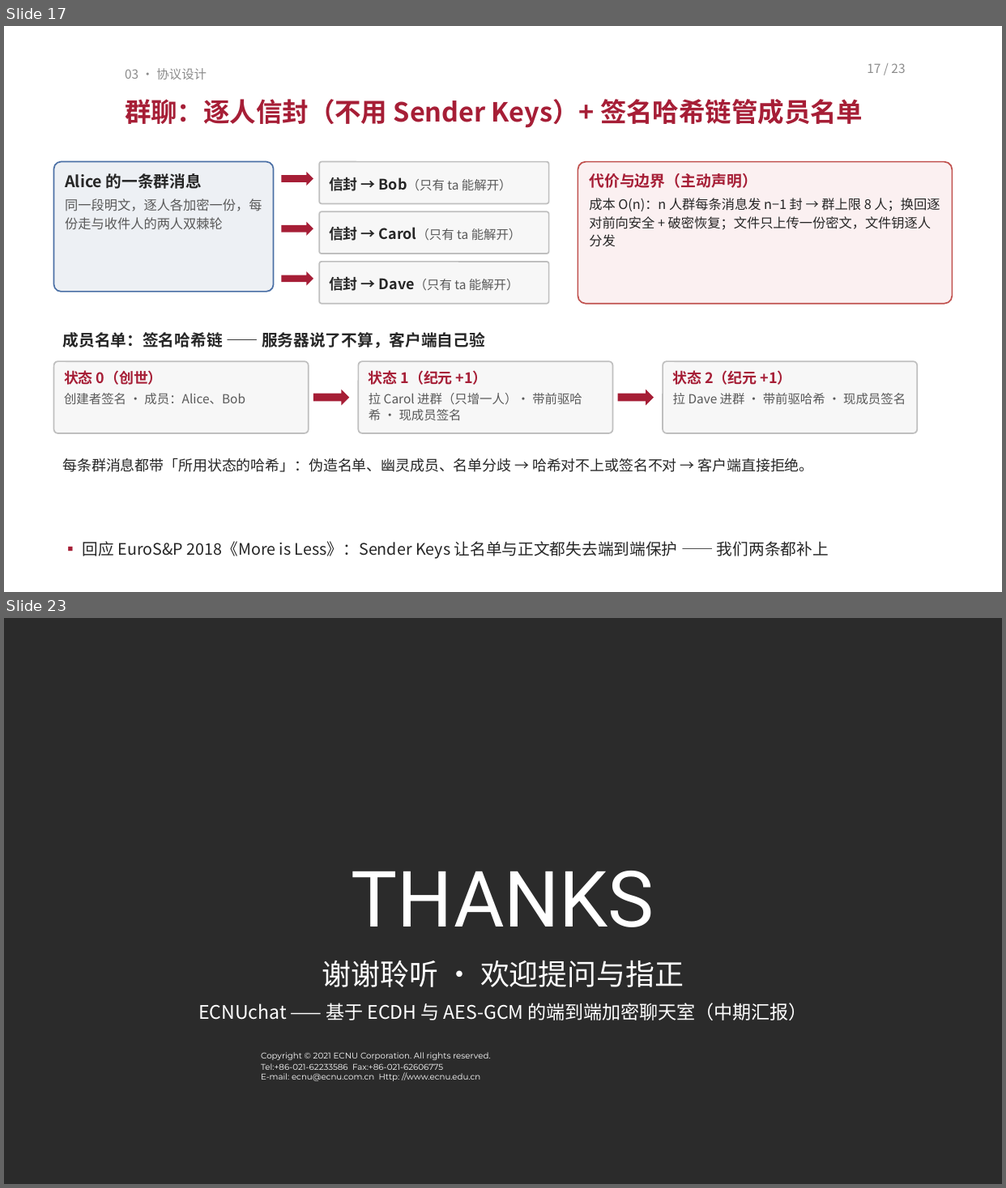
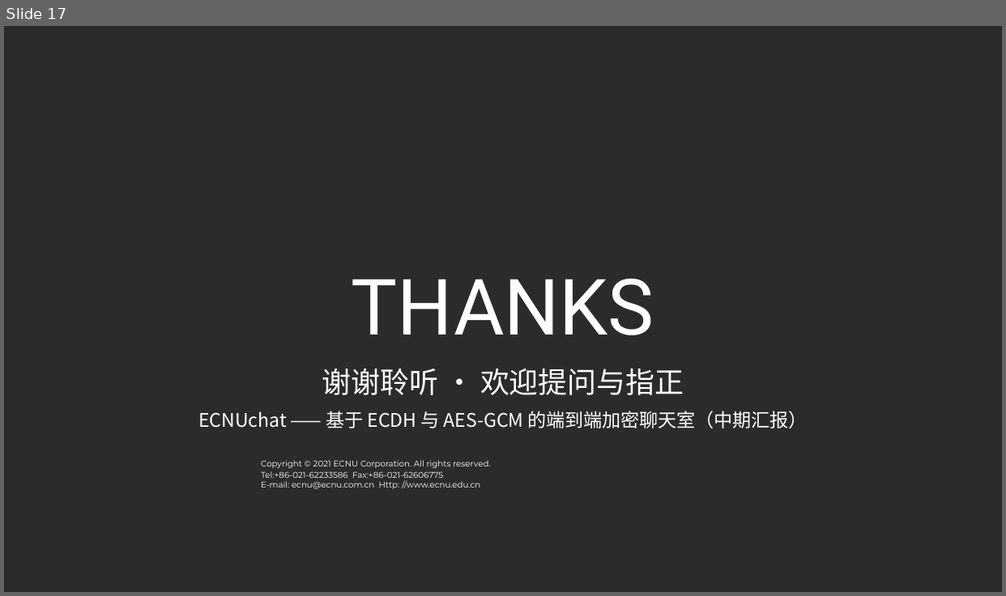
Before and after one commit to TomHaoZi/ECNUchat, a slide deck: 中期汇报/ECNUchat-中期汇报.pptx. Shown one above the other, each under a label of ours: slides 17 and 23 before the commit, slide 17 after it; the slides between them are not shown. The pictures are 1006x1188 and 1006x596 pixels, drawn with LibreOffice and Linux fonts; fonts in the diff are those of the drawing; background and template pictures are left out; a plain dark background stands for a picture behind light text. Boxes give left, top, right and bottom in pixels: in the first picture for what was removed or moved away, otherwise in the second. Text is boxed around its words. In the diff, an @@ line names an element or a change of style, - is before the commit and + after.

Commit message:
最终版（Hao 上传的 17 页原版为底）：仅改封面与 THANKS 居中放大、清除全部穿帮语句（演示脚本名/现场演示/不假装解决，含备注）、修 4 页底部文字贴边；讲稿按 17 页重排配套

```diff
--- a/中期汇报/ECNUchat-中期汇报.pptx
+++ b/中期汇报/ECNUchat-中期汇报.pptx
@@ slide 17 removed at (4,26,1002,592), background #FFFFFF @@
@@ text removed at (125,68,206,79) @@
-03 · 协议设计
@@ text removed at (867,63,905,73) @@
-17 / 23
@@ text removed at (125,99,863,128) @@
-群聊：逐人信封（不用 Sender Keys）+ 签名哈希链管成员名单
@@ rounded rectangle removed at (54,162,274,292) @@
-Alice 的一条群消息
-同一段明文，逐人各加密一份，每份走与收件人的两人双棘轮
@@ rounded rectangle removed at (319,162,549,203) @@
-信封 → Bob（只有 ta 能解开）
@@ rounded rectangle removed at (577,162,952,303) @@
-代价与边界（主动声明）
-成本 O(n)：n 人群每条消息发 n−1 封 → 群上限 8 人；换回逐对前向安全 + 破密恢复；文件只上传一份密文，文件钥逐人分发
@@ right arrow removed at (281,172,313,186) @@
@@ rounded rectangle removed at (319,211,549,254) @@
-信封 → Carol（只有 ta 能解开）
@@ right arrow removed at (281,221,313,236) @@
@@ rounded rectangle removed at (319,262,549,303) @@
-信封 → Dave（只有 ta 能解开）
@@ right arrow removed at (281,271,313,285) @@
@@ text removed at (63,332,485,348) @@
-成员名单：签名哈希链 —— 服务器说了不算，客户端自己验
@@ rounded rectangle removed at (54,361,309,433) @@
-状态 0（创世）
-创建者签名 · 成员：Alice、Bob
@@ rounded rectangle removed at (358,361,613,433) @@
-状态 1（纪元 +1）
-拉 Carol 进群（只增一人）· 带前驱哈希 · 现成员签名
@@ rounded rectangle removed at (663,361,917,433) @@
-状态 2（纪元 +1）
-拉 Dave 进群 · 带前驱哈希 · 现成员签名
@@ right arrow removed at (313,389,349,405) @@
@@ right arrow removed at (618,389,654,405) @@
@@ text removed at (63,458,814,472) @@
-每条群消息都带「所用状态的哈希」：伪造名单、幽灵成员、名单分歧 → 哈希对不上或签名不对 → 客户端直接拒绝。
@@ text removed at (83,541,829,559) @@
-▪ 回应 EuroS&P 2018《More is Less》：Sender Keys 让名单与正文都失去端到端保护 —— 我们两条都补上
@@ what was slide 23 is now slide 17 @@
```
Also in this commit, not shown: 15 slides changed, 5 other slides removed, 3 other files.
